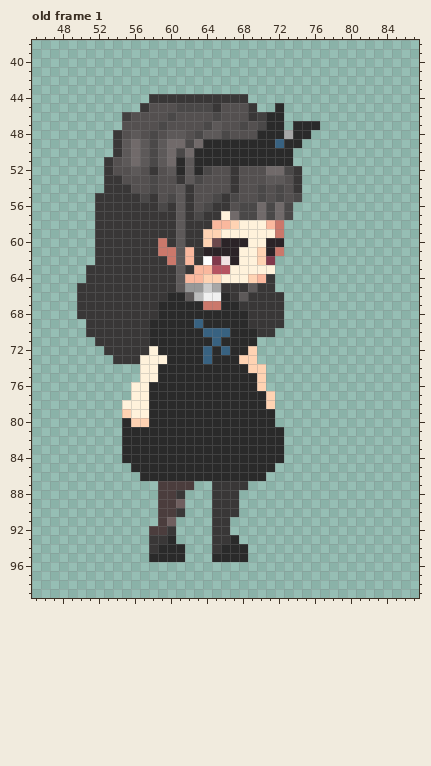
File history of a pixel-art file, draem/주인공/횡스크롤/Idle.aseprite. The picture above is the old version.
128x128 pixels, 4 frames. Colours within 5 levels of each other are drawn and written as one. Shown: old frame 1: x 45..87, y 38..99. The commit also changed other frames, which this record leaves out.
New version:
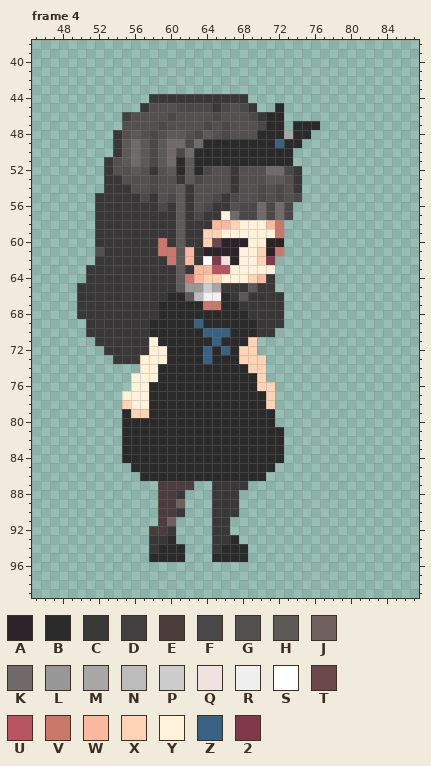
Palette (. is transparent): A #2b2327  B #2a2a2a  C #393737  D #424040  E #4b3d3d  F #4a4848  G #545050  H #5d5959  J #6f5f5f  K #716a6a  L #989898  M #a7a7a7  N #bcbcbc  P #cccccc  Q #f1e2e2  R #f0f0f0  S #ffffff  T #6b484c  U #b65461  V #cb786b  W #fab89e  X #ffd3b3  Y #fff2db  Z #386281  2 #81384b
A new or re-ordered frame is compared with the old frame closest to it.
The edit:
{"change": "frames re-ordered"}
{"where": "frame 4 against old frame 1, layers \"레이어 5\", \"gair\", \"hand\""}
{"frame":4,"y":45,"x":66,"old":"G","new":"F"}
{"frame":4,"y":45,"x":68,"old":"G","new":"F"}
{"frame":4,"y":46,"x":69,"old":"CD","new":"FC"}
{"frame":4,"y":47,"x":65,"old":"HG","new":"GF"}
{"frame":4,"y":47,"x":68,"old":"F","new":"G"}
{"frame":4,"y":48,"x":65,"old":"H","new":"G"}
{"frame":4,"y":61,"x":52,"old":"C","new":"G"}
{"frame":4,"y":64,"x":62,"old":"W","new":"V"}
{"frame":4,"y":69,"x":69,"old":"C","new":"B"}
{"frame":4,"y":71,"x":58,"old":"B","new":"Y"}
{"frame":4,"y":71,"x":69,"old":"B","new":"X"}
{"frame":4,"y":72,"x":59,"old":"B","new":"Y"}
{"frame":4,"y":72,"x":68,"old":"B","new":"X"}
{"frame":4,"y":73,"x":70,"old":".","new":"X"}
{"frame":4,"y":75,"x":56,"old":".","new":"Y"}
{"frame":4,"y":76,"x":71,"old":".","new":"X"}
{"frame":4,"y":77,"x":55,"old":".","new":"Y"}
{"frame":4,"y":78,"x":55,"old":"Y","new":"X"}
{"frame":4,"y":79,"x":55,"old":"XYY","new":"BXX"}
{"frame":4,"y":80,"x":56,"old":"XX","new":"BB"}
